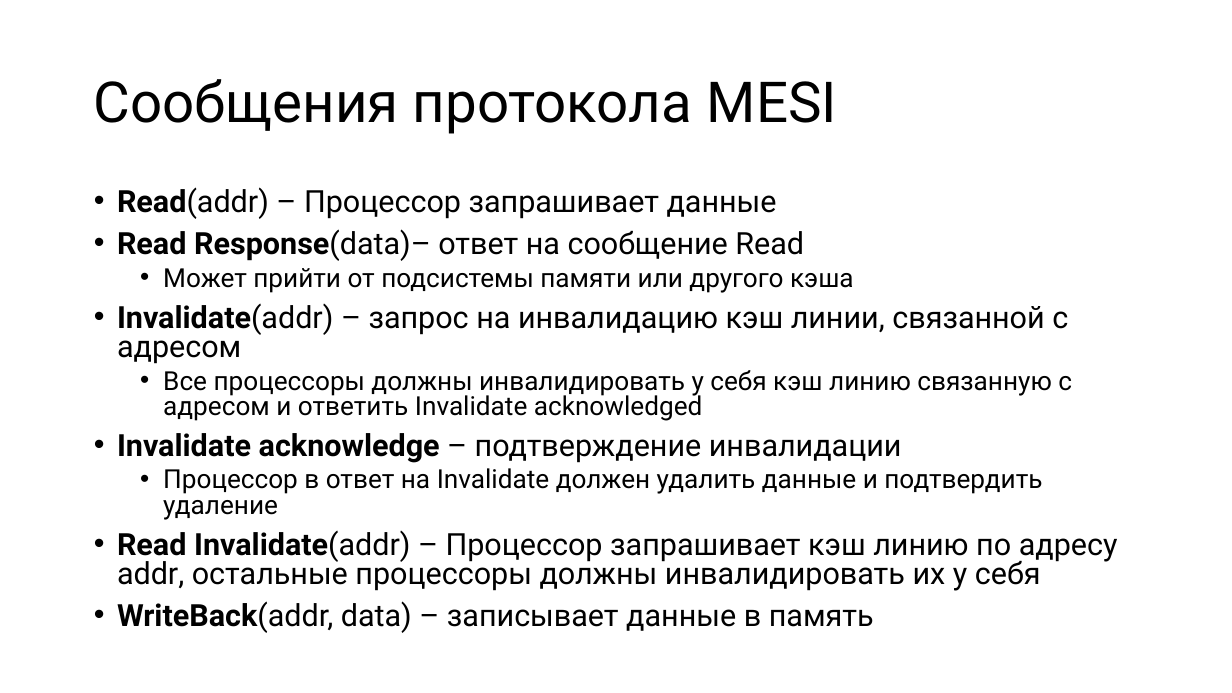
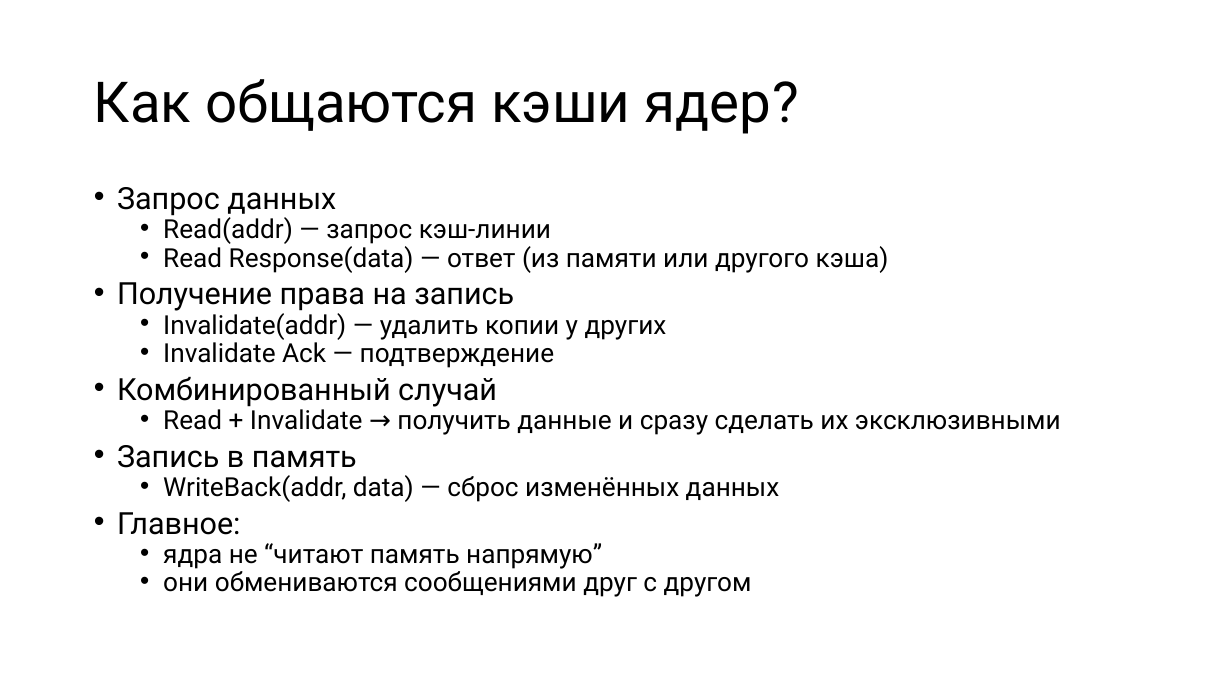
Before and after one commit to alexey-malov/pc, a slide deck: slide 23 of lectures/09/Протоколы когерентности кэш-памяти.pptx (slide 19 before the commit). Drawn at 1232x693 pixels with LibreOffice and Linux fonts; fonts in the diff are those of the drawing. Boxes give left, top, right and bottom in pixels: in the first picture for what was removed or moved away, otherwise in the second. Text is boxed around its words. In the diff, an @@ line names an element or a change of style, - is before the commit and + after.

```diff
--- a/lectures/09/Протоколы когерентности кэш-памяти.pptx
+++ b/lectures/09/Протоколы когерентности кэш-памяти.pptx
@@ title at [94,79,798,134]: text changed @@
-Сообщения протокола MESI
+Как общаются кэши ядер?
@@ text at [117,187,1061,597]: text changed; size 23.8 to 20.4 pt @@
-• Read(addr) – Процессор запрашивает данные
-• Read Response(data)– ответ на сообщение Read
-  • Может прийти от подсистемы памяти или другого кэша
-• Invalidate(addr) – запрос на инвалидацию кэш линии, связанной с адресом
-  • Все процессоры должны инвалидировать у себя кэш линию связанную с адресом и ответить Invalidate acknowledged
-• Invalidate acknowledge – подтверждение инвалидации
-  • Процессор в ответ на Invalidate должен удалить данные и подтвердить удаление
-• Read Invalidate(addr) – Процессор запрашивает кэш линию по адресу addr, остальные процессоры должны инвалидировать их у себя
-• WriteBack(addr, data) – записывает данные в память
+• Запрос данных
+  • Read(addr) — запрос кэш-линии
+  • Read Response(data) — ответ (из памяти или другого кэша)
+• Получение права на запись
+  • Invalidate(addr) — удалить копии у других
+  • Invalidate Ack — подтверждение
+• Комбинированный случай
+  • Read + Invalidate → получить данные и сразу сделать их эксклюзивными
+• Запись в память
+  • WriteBack(addr, data) — сброс изменённых данных
+• Главное:
+  • ядра не “читают память напрямую”
+  • они обмениваются сообщениями друг с другом
```
Also in this commit, not shown: 34 other slides changed, 10 slides added, 5 slides removed, 14 other files.
